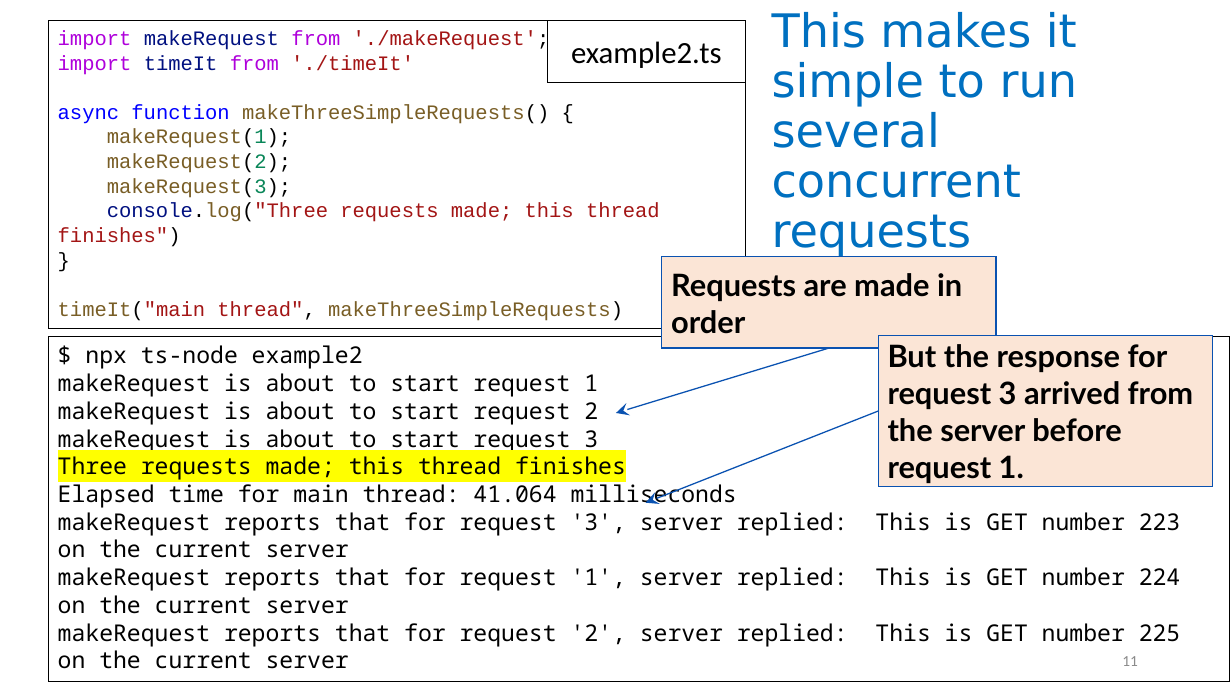
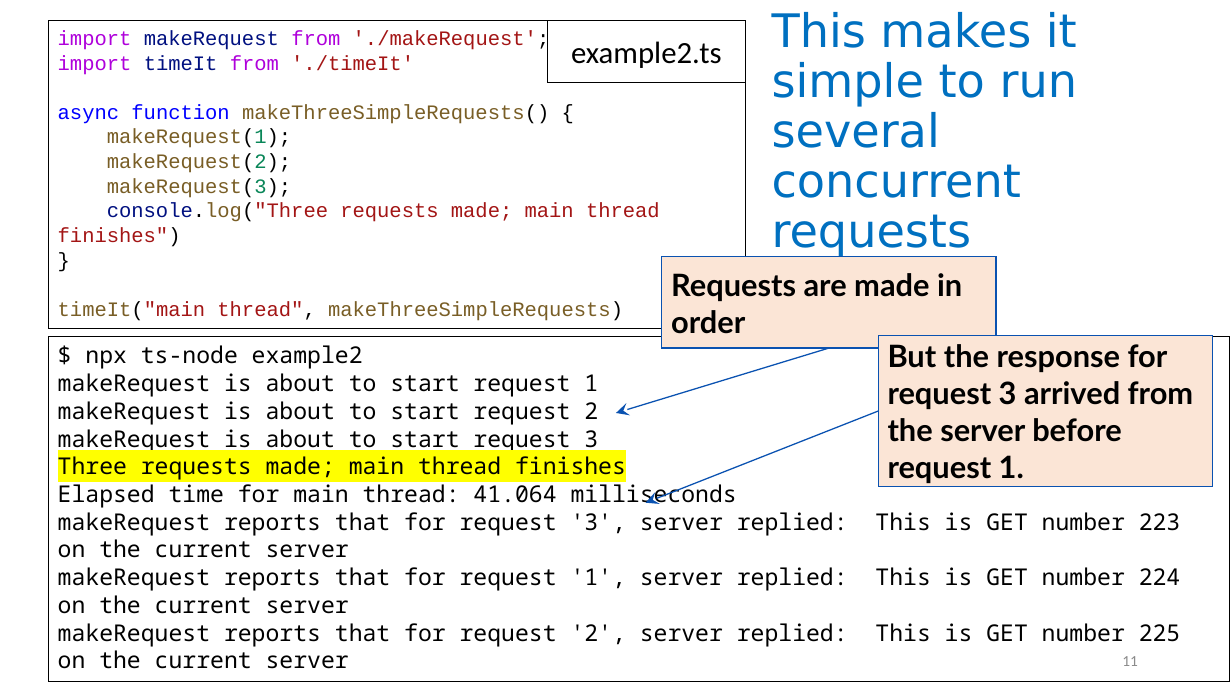
Before and after one commit to neu-se/CS4530-Spring-2023, a slide deck: slide 11 of Slides/Module 05 Concurrency Patterns in Typescript.pptx. Drawn at 1232x693 pixels with LibreOffice and Linux fonts; fonts in the diff are those of the drawing. Boxes give left, top, right and bottom in pixels: in the first picture for what was removed or moved away, otherwise in the second. Text is boxed around its words. In the diff, an @@ line names an element or a change of style, - is before the commit and + after.

```diff
--- a/Slides/Module 05 Concurrency Patterns in Typescript.pptx
+++ b/Slides/Module 05 Concurrency Patterns in Typescript.pptx
@@ text in rectangle at [58, 203, 660, 247]: text changed @@
-console.log("Three requests made; this thread finishes")
+console.log("Three requests made; main thread finishes")
@@ text in rectangle at [58, 456, 626, 480]: text changed @@
-Three requests made; this thread finishes
+Three requests made; main thread finishes
```
Also in this commit, not shown: 3 other slides changed, 1 other file.
